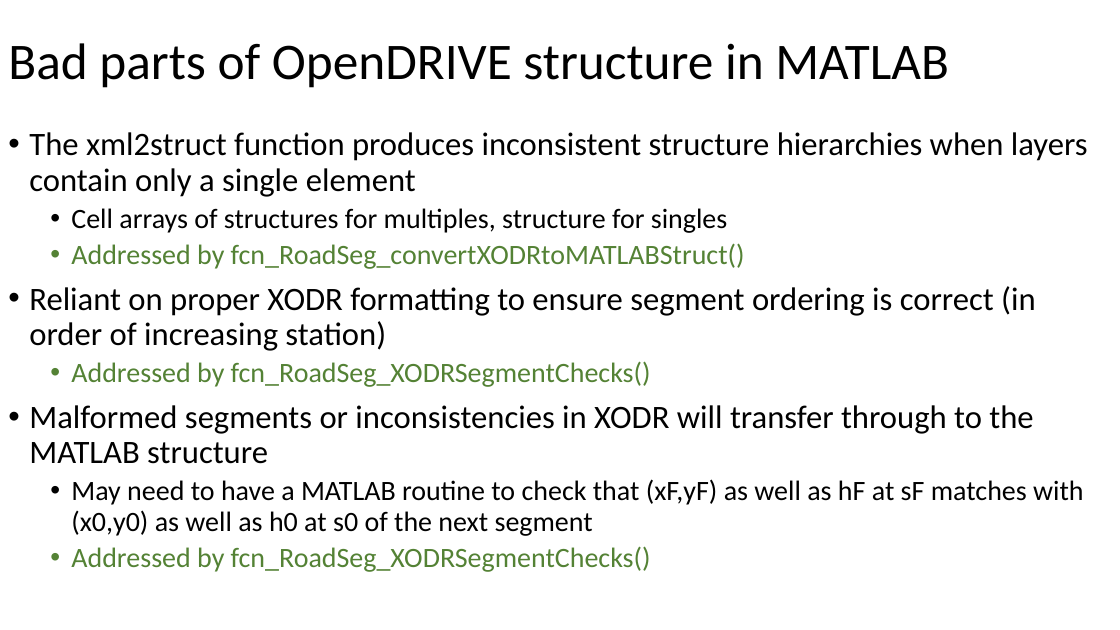
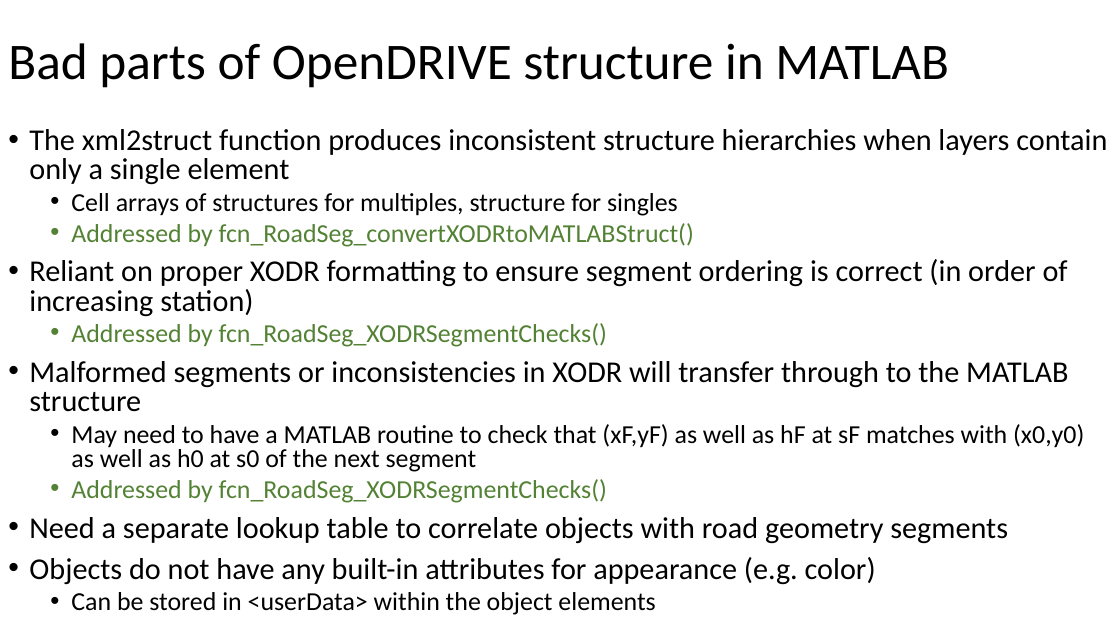
Before and after one commit to ivsg-psu/PathPlanning_MapTools_ParseXODR, a slide deck: slide 5 of Documents/OpenDRIVE-MATLAB.pptx. Drawn at 1120x630 pixels with LibreOffice and Linux fonts; fonts in the diff are those of the drawing. Boxes give left, top, right and bottom in pixels: in the first picture for what was removed or moved away, otherwise in the second. Text is boxed around its words. In the diff, an @@ line names an element or a change of style, - is before the commit and + after.

```diff
--- a/Documents/OpenDRIVE-MATLAB.pptx
+++ b/Documents/OpenDRIVE-MATLAB.pptx
@@ text at [29, 129, 1107, 503]: size 28 to 25.9 pt in "The xml2struct function produces inconsistent structure hier ...", "Reliant on proper XODR formatting to ensure ...", "Malformed segments or inconsistencies in XODR will ..."; size 24 to 22.2 pt in "Cell arrays of structures for multiples, structure ...", "Addressed by fcn_RoadSeg_convertXODRtoMATLABStruct()", "Addressed by fcn_RoadSeg_XODRSegmentChecks()", "May need to have a MATLAB routine ..." and 1 more places; line spacing 0.9 to 0.8 @@
@@ text at [29, 517, 1008, 615]: paragraphs added @@
+• Need a separate lookup table to correlate objects with road geometry segments
+• Objects do not have any built-in attributes for appearance (e.g. color)
+  • Can be stored in <userData> within the object elements
```
Also in this commit, not shown: 2 other slides changed, 4 other files.
